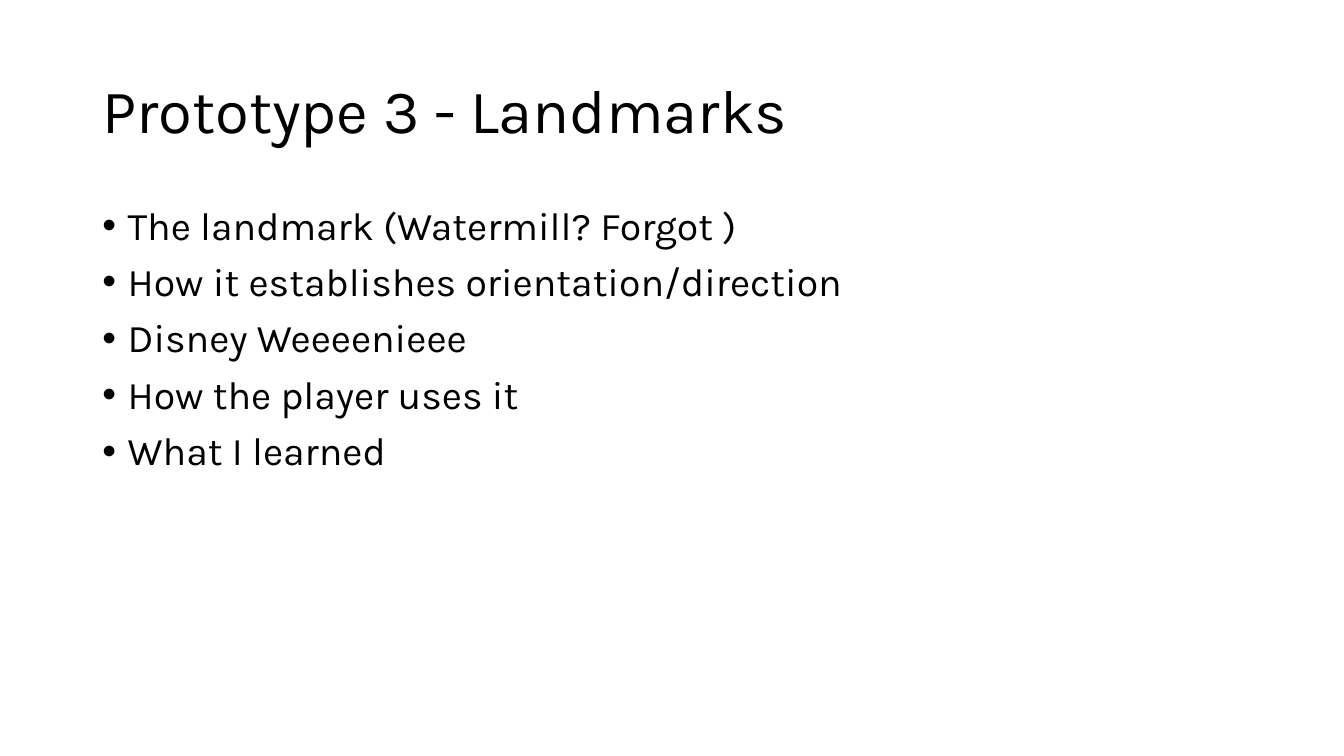
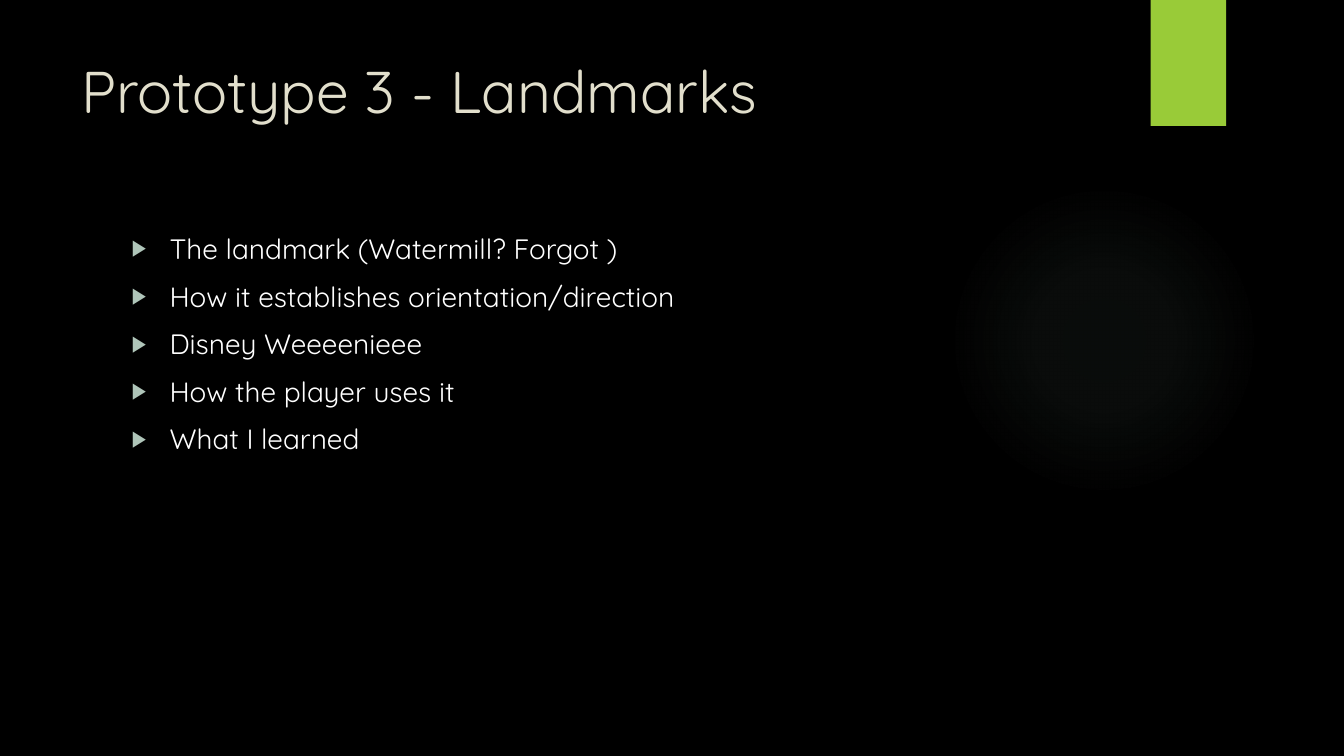
Before and after one commit to Mdot5596/MA-Dissertation, a slide deck: slide 8 of Submission/MockViva.pptx (slide 6 before the commit). Drawn at 1344x756 pixels with LibreOffice and Linux fonts; fonts in the diff are those of the drawing; background and template pictures are left out. Boxes give left, top, right and bottom in pixels: in the first picture for what was removed or moved away, otherwise in the second. Text is boxed around its words. In the diff, an @@ line names an element or a change of style, - is before the commit and + after.

```diff
--- a/Submission/MockViva.pptx
+++ b/Submission/MockViva.pptx
@@ background #FFFFFF to picture (left out) @@
@@ rectangle added at (1150,0,1226,126), fill #99CB38 @@
@@ title "Prototype 3 - Landmarks": place and size @@
-title "Prototype 3 - Landmarks" at (102,91,787,148)
+title "Prototype 3 - Landmarks" at (81,69,756,125)
@@ title "Prototype 3 - Landmarks" at (81,69,756,125): size 44 to 42 pt, font Karla to Quicksand, text colour #000000 to #E2DFCC; line spacing 0.9 to 1; vertical alignment middle to top @@
@@ ellipse added at (949,185,1259,495), fill gradient #87A896 @@
@@ text "The landmark (Watermill? Forgot )": place and size @@
-text "The landmark (Watermill? Forgot )" at (128,211,842,466)
+text "The landmark (Watermill? Forgot )" at (170,238,674,450)
@@ text "The landmark (Watermill? Forgot )" at (170,238,674,450): size 28 to 20 pt, font Karla to Quicksand, text colour #000000 to #FFFFFF; bullet • to ▶; line spacing 0.9 to 1 @@
```
Also in this commit, not shown: 10 other slides changed, 4 slides added, 2 slides removed, 1 other file.
